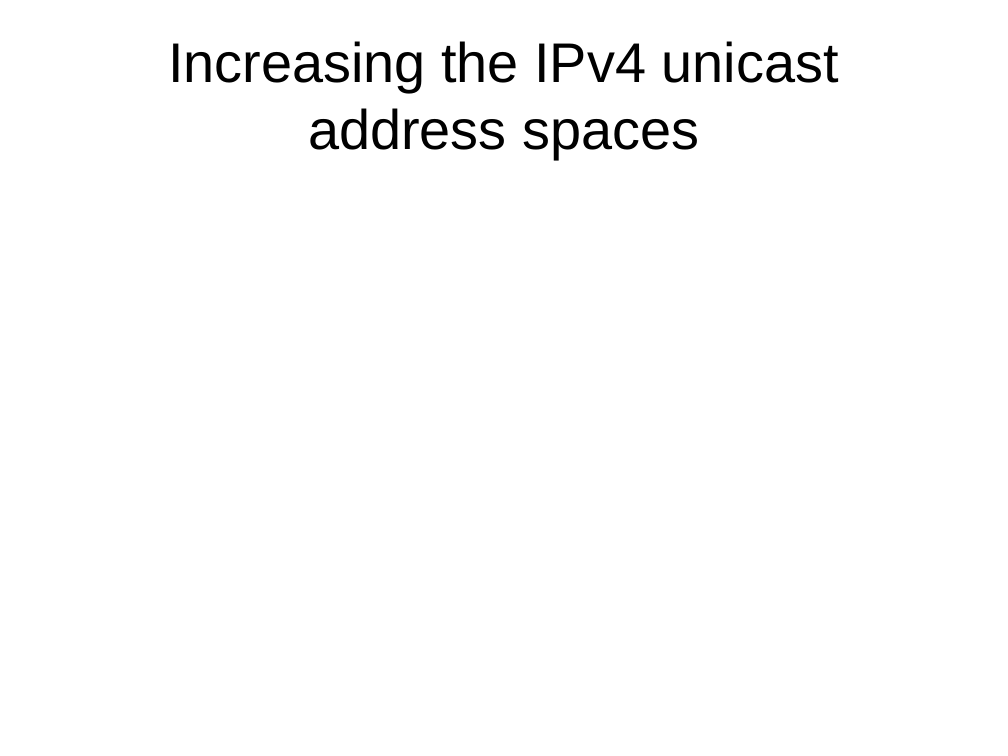
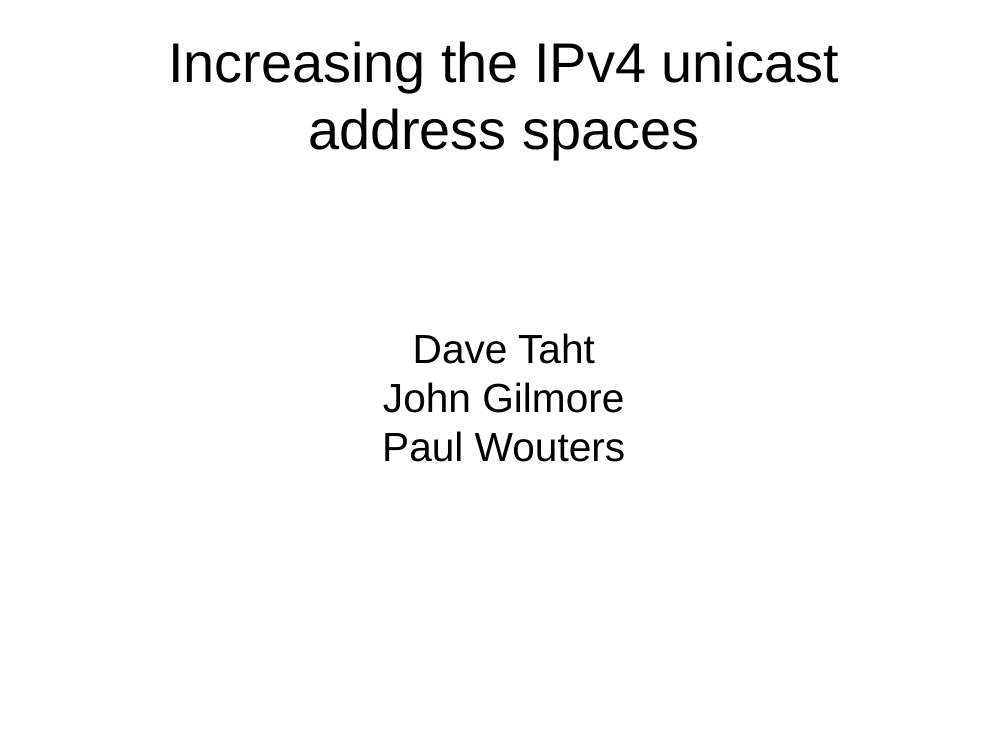
Before and after one commit to schoen/unicast-extensions, a slide deck: slide 1 of docs/preso.odp. Drawn at 1008x756 pixels with LibreOffice and Linux fonts; fonts in the diff are those of the drawing. Boxes give left, top, right and bottom in pixels: in the first picture for what was removed or moved away, otherwise in the second. Text is boxed around its words. In the diff, an @@ line names an element or a change of style, - is before the commit and + after.

```diff
--- a/docs/preso.odp
+++ b/docs/preso.odp
@@ subtitle added at <box>382,333,626,462</box>, 32 pt, text #000000 @@
+Dave Taht
+John Gilmore
+Paul Wouters
```
Also in this commit, not shown: 4 other slides changed, 8 slides added, 3 slides removed.
